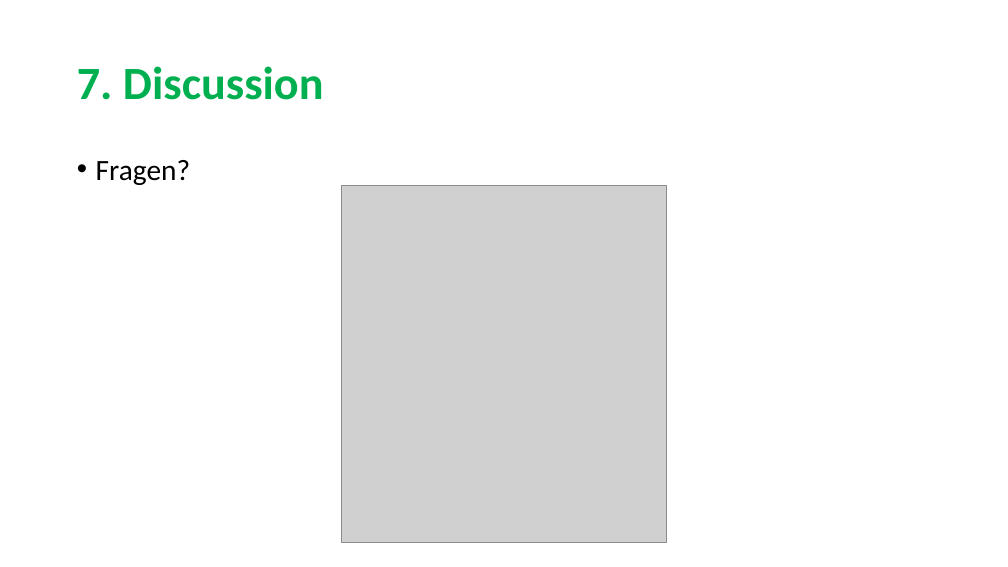
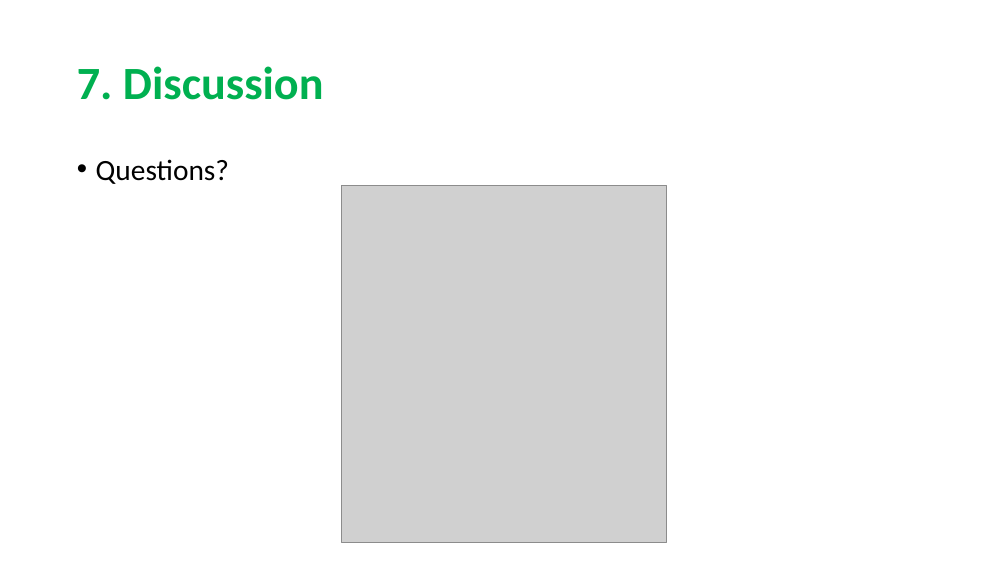
Before and after one commit to sarahmele/ch.bfh.btx8081.w2015.green, a slide deck: slide 5 of doc/task14/Task14.pptx (slide 3 before the commit). Drawn at 1008x567 pixels with LibreOffice and Linux fonts; fonts in the diff are those of the drawing; grey boxes stand for pictures. Boxes give left, top, right and bottom in pixels: in the first picture for what was removed or moved away, otherwise in the second. Text is boxed around its words. In the diff, an @@ line names an element or a change of style, - is before the commit and + after.

```diff
--- a/doc/task14/Task14.pptx
+++ b/doc/task14/Task14.pptx
@@ text at <box>96,159,229,184</box>: text changed @@
-• Fragen?
+• Questions?
```
Also in this commit, not shown: 1 other slide changed, 2 slides added.
